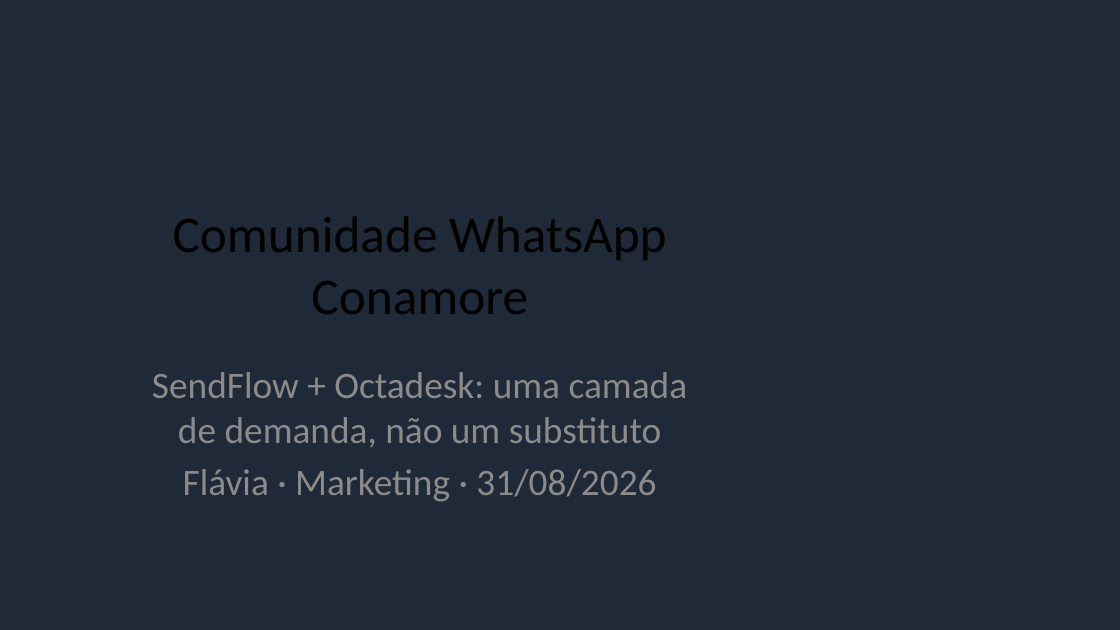
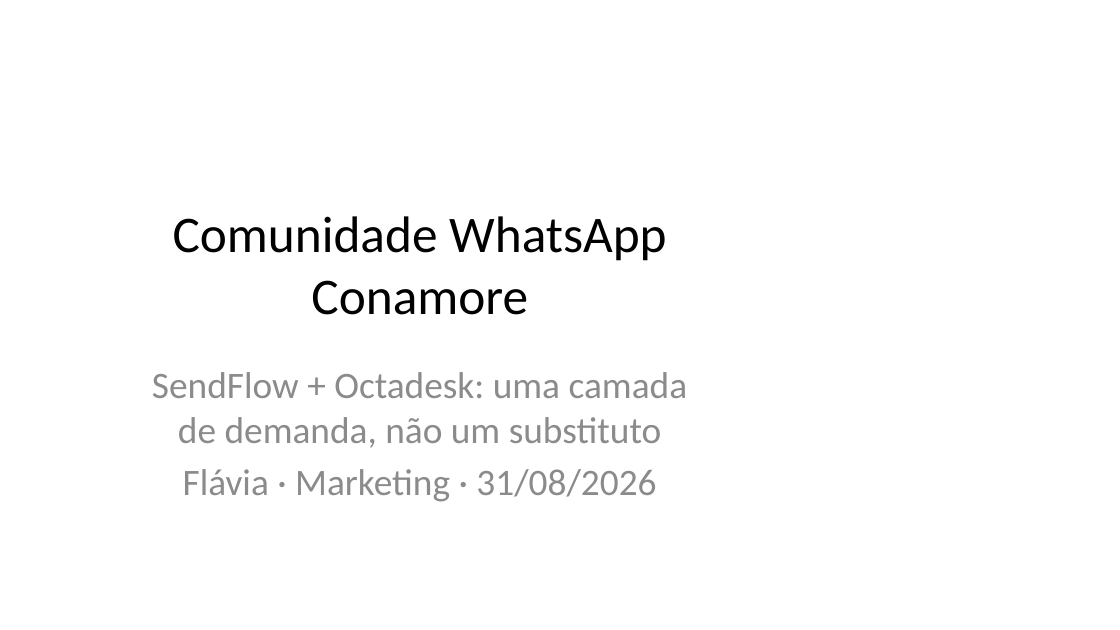
Before and after one commit to lojasconamore-ops/obsidian-vault, a slide deck: slide 1 of Agentes/Flávia/SendFlow - Comunidade WhatsApp - Apresentação.pptx. Drawn at 1120x630 pixels with LibreOffice and Linux fonts; fonts in the diff are those of the drawing. Boxes give left, top, right and bottom in pixels: in the first picture for what was removed or moved away, otherwise in the second. Text is boxed around its words. In the diff, an @@ line names an element or a change of style, - is before the commit and + after.

Commit message:
auto-sync: 1 arquivo(s) alterado(s)
Arquivos:
 M "Agentes/Fl\303\241via/SendFlow - Comunidade WhatsApp - Apresenta\303\247\303\243o.pptx"

```diff
--- a/Agentes/Flávia/SendFlow - Comunidade WhatsApp - Apresentação.pptx
+++ b/Agentes/Flávia/SendFlow - Comunidade WhatsApp - Apresentação.pptx
@@ background #1F2937 to #FFFFFF @@
```
Also in this commit, not shown: 1 other slide changed.
